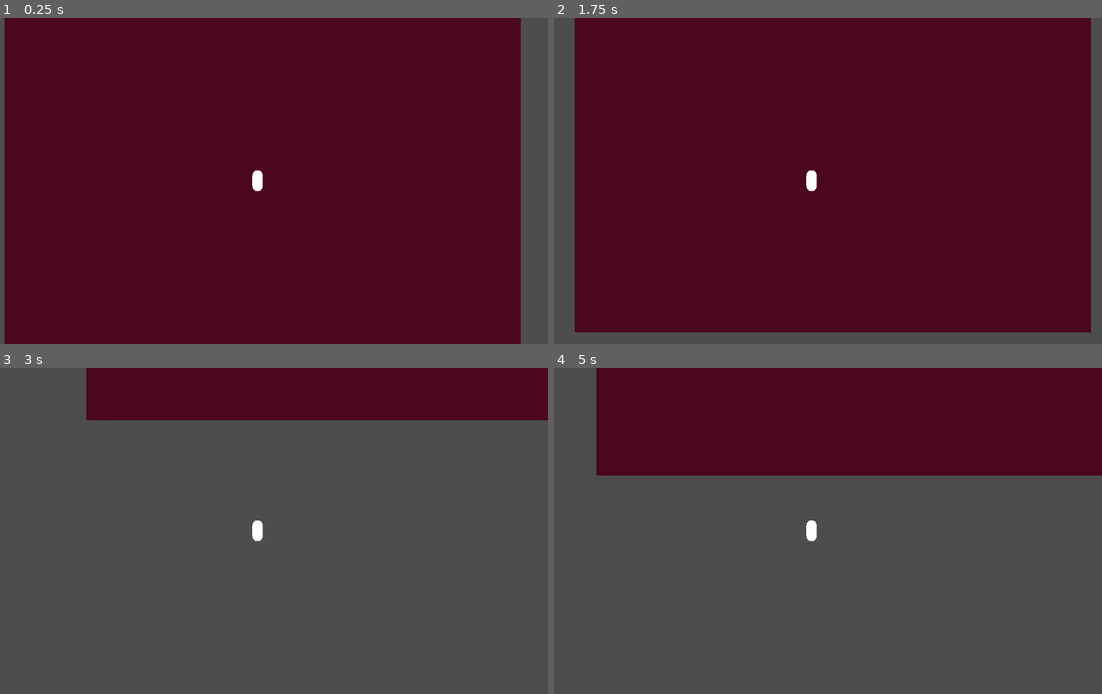
Above: before the commit, frames 1-4 (two rows, left to right).
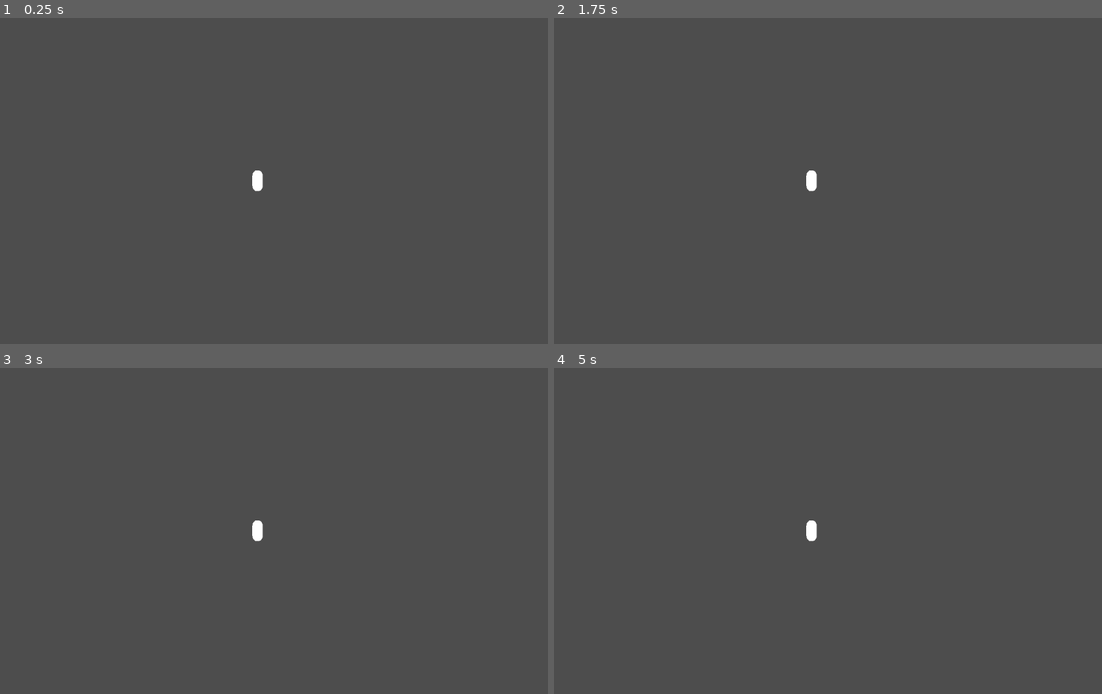
Above: after the commit, the same moments.

Repository: TrevorBuchanan/MyMarchingSquares
Game: Godot game, scene res://scenes/main.tscn
Two runs of this game, one before a commit and one after it. Both use one fixed random seed, a clock stepped at 60 frames per second and the inputs below.
Inputs:
- Up to frame 1 (0.25 s): no input
- Up to frame 2 (1.75 s): tap Enter at 0.5 s; hold D (right) 0.53-1.28 s; tap Space (jump) at 0.77, 1.52 s; hold A (left) from 1.28 s (still down)
- Up to frame 3 (3 s): release A (left) at 2.03 s; hold D (right) from 2.03 s (still down)
- Up to frame 4 (5 s): tap Space (jump) at 3.02, 3.77, 4.52 s; release D (right) at 3.53 s; hold A (left) from 3.53 s (still down)

The runs differ from the first frame. In frame 1, 94% of the frame differs, in the area x 0-96%, y 0-100%; in frame 2, 91%; in frame 3, 14%; in frame 4, 30%.

Commit message:
Chunk progress

Diff:
--- a/icon.svg
+++ b/icon.svg
@@ -1 +1,90 @@
-<svg height="128" width="128" xmlns="http://www.w3.org/2000/svg"><rect x="2" y="2" width="124" height="124" rx="14" fill="#363d52" stroke="#212532" stroke-width="4"/><g transform="scale(.101) translate(122 122)"><g fill="#fff"><path d="M105 673v33q407 354 814 0v-33z"/><path d="m105 673 152 14q12 1 15 14l4 67 132 10 8-61q2-11 15-15h162q13 4 15 15l8 61 132-10 4-67q3-13 15-14l152-14V427q30-39 56-81-35-59-83-108-43 20-82 47-40-37-88-64 7-51 8-102-59-28-123-42-26 43-46 89-49-7-98 0-20-46-46-89-64 14-123 42 1 51 8 102-48 27-88 64-39-27-82-47-48 49-83 108 26 42 56 81zm0 33v39c0 276 813 276 814 0v-39l-134 12-5 69q-2 10-14 13l-162 11q-12 0-16-11l-10-65H446l-10 65q-4 11-16 11l-162-11q-12-3-14-13l-5-69z" fill="#478cbf"/><path d="M483 600c0 34 58 34 58 0v-86c0-34-58-34-58 0z"/><circle cx="725" cy="526" r="90"/><circle cx="299" cy="526" r="90"/></g><g fill="#414042"><circle cx="307" cy="532" r="60"/><circle cx="717" cy="532" r="60"/></g></g></svg>
+<?xml version="1.0" encoding="utf-8"?>
+<!-- Generator: Adobe Illustrator 16.0.0, SVG Export Plug-In . SVG Version: 6.00 Build 0)  -->
+<!DOCTYPE svg PUBLIC "-//W3C//DTD SVG 1.1//EN" "http://www.w3.org/Graphics/SVG/1.1/DTD/svg11.dtd">
+<svg version="1.1" id="Layer_1" xmlns="http://www.w3.org/2000/svg" xmlns:xlink="http://www.w3.org/1999/xlink" x="0px" y="0px"
+	 width="128px" height="128px" viewBox="0 0 128 128" enable-background="new 0 0 128 128" xml:space="preserve">
+<g>
+	<g>
+		<g>
+			<path fill="#282D33" d="M80.139,103.801H47.715V55.703H30.227V23.282h67.4v32.421H80.139V103.801z M51.715,99.801h24.424V51.703
+				h17.488V27.282h-59.4v24.421h17.488V99.801z"/>
+		</g>
+		<g>
+			<g>
+				<rect y="23.279" fill="#282D33" width="5.362" height="4"/>
+			</g>
+			<g>
+				<rect x="9.901" y="23.279" fill="#282D33" width="5.363" height="4"/>
+			</g>
+			<g>
+				<rect x="19.799" y="23.279" fill="#282D33" width="5.364" height="4"/>
+			</g>
+		</g>
+		<g>
+			<g>
+				<rect x="102.838" y="23.279" fill="#282D33" width="5.363" height="4"/>
+			</g>
+			<g>
+				<rect x="112.736" y="23.279" fill="#282D33" width="5.363" height="4"/>
+			</g>
+			<g>
+				<rect x="122.637" y="23.279" fill="#282D33" width="5.363" height="4"/>
+			</g>
+		</g>
+		<g>
+			<g>
+				<rect x="76.139" y="3.551" fill="#282D33" width="4" height="5.363"/>
+			</g>
+			<g>
+				<rect x="76.139" y="13.452" fill="#282D33" width="4" height="5.364"/>
+			</g>
+		</g>
+		<g>
+			<g>
+				<rect x="47.715" y="3.551" fill="#282D33" width="4" height="5.363"/>
+			</g>
+			<g>
+				<rect x="47.715" y="13.452" fill="#282D33" width="4" height="5.364"/>
+			</g>
+		</g>
+		<g>
+			<g>
+				<rect x="76.139" y="109.186" fill="#282D33" width="4" height="5.365"/>
+			</g>
+			<g>
+				<rect x="76.139" y="119.086" fill="#282D33" width="4" height="5.363"/>
+			</g>
+		</g>
+		<g>
+			<g>
+				<rect x="47.715" y="109.186" fill="#282D33" width="4" height="5.365"/>
+			</g>
+			<g>
+				<rect x="47.715" y="119.086" fill="#282D33" width="4" height="5.363"/>
+			</g>
+		</g>
+		<g>
+			<g>
+				<rect y="51.703" fill="#282D33" width="5.362" height="4"/>
+			</g>
+			<g>
+				<rect x="9.901" y="51.703" fill="#282D33" width="5.363" height="4"/>
+			</g>
+			<g>
+				<rect x="19.799" y="51.703" fill="#282D33" width="5.364" height="4"/>
+			</g>
+		</g>
+		<g>
+			<g>
+				<rect x="102.838" y="51.703" fill="#282D33" width="5.363" height="4"/>
+			</g>
+			<g>
+				<rect x="112.736" y="51.703" fill="#282D33" width="5.363" height="4"/>
+			</g>
+			<g>
+				<rect x="122.637" y="51.703" fill="#282D33" width="5.363" height="4"/>
+			</g>
+		</g>
+	</g>
+</g>
+</svg>
--- a/scenes/chunks_holder.tscn
+++ b/scenes/chunks_holder.tscn
@@ -1,15 +1,6 @@
-[gd_scene load_steps=4 format=3 uid="uid://dvaluwsth8pou"]
+[gd_scene load_steps=2 format=3 uid="uid://dvaluwsth8pou"]
 
 [ext_resource type="Script" path="res://scripts/chunks_manager.gd" id="1_tqyqx"]
 
-[sub_resource type="QuadMesh" id="QuadMesh_7pyu1"]
-size = Vector2(1024, 1024)
-
-[sub_resource type="CanvasTexture" id="CanvasTexture_dgg4y"]
-
 [node name="ChunksHolder" type="Node2D"]
 script = ExtResource("1_tqyqx")
-
-[node name="MeshInstance2D" type="MeshInstance2D" parent="."]
-mesh = SubResource("QuadMesh_7pyu1")
-texture = SubResource("CanvasTexture_dgg4y")
--- /dev/null
+++ b/scenes/example_scene.tscn
@@ -0,0 +1,12 @@
+[gd_scene load_steps=3 format=3 uid="uid://c78kqdk75ufgd"]
+
+[ext_resource type="Script" path="res://scripts/example_script.gd" id="1_xo3qb"]
+
+[sub_resource type="QuadMesh" id="QuadMesh_j8vjy"]
+size = Vector2(1024, 1024)
+
+[node name="ExampleNode" type="Node2D"]
+script = ExtResource("1_xo3qb")
+
+[node name="MeshInstance2D" type="MeshInstance2D" parent="."]
+mesh = SubResource("QuadMesh_j8vjy")
--- a/scripts/chunk.gd
+++ b/scripts/chunk.gd
@@ -8,10 +8,9 @@
 
 
 # Constructor
-func _init(source_pos : Vector2, new_chunk_object: ChunkObject = null):
+func _init(source_pos : Vector2):
 	self.source_position = source_pos
-	self.chunk_object = new_chunk_object
-	create_content()
+	self.chunk_object = create_content()
 
 
 # Method to get the chunk content object
@@ -24,9 +23,10 @@
 	return source_position
 
 
-func create_content():
+func create_content() -> ChunkObject:
 	print("Creating content for")
 	print(source_position)
+	return null
 
 
 func load_content():
--- a/scripts/chunk_object.gd
+++ b/scripts/chunk_object.gd
@@ -1,6 +1,8 @@
 extends Object
 
-var color : Color = Color.BLACK
 
-func get_color() -> Color:
-	return color
+func save() -> void:
+	pass
+
+func reload_object():
+	pass
--- a/scripts/chunks_manager.gd
+++ b/scripts/chunks_manager.gd
@@ -9,15 +9,18 @@
 
 var visible_chucks : Array[Chunk] = []
 var cached_chunks: Dictionary = {}
+var current_chunk_pos: Vector2
 
 
 # Called when the node enters the scene tree for the first time.
 func _ready():
 	if viewer:
 		# load surrounding chunks
-		load_surrounding_chunks(viewer.position)
+		current_chunk_pos = get_chunk_pos(viewer.position)
+		load_surrounding_chunks()
 	else:
 		print("No active viewer found")
+		return
 		# load no chunks
 
 	# Generate a random color
@@ -32,16 +35,16 @@
 	modulate = random_color
 
 
-func load_surrounding_chunks(viewer_position : Vector2) -> void:
+func load_surrounding_chunks() -> void:
 	# first load viwers chunks
-	var current_chunk_pos : Vector2 = get_chunk_pos(viewer_position)
 	load_chunk(current_chunk_pos)
 	for i in range(1, render_distance + 1):
 		for j in range(1, render_distance + 1):
 			load_chunk(Vector2(current_chunk_pos.x - (i * chunk_size),
-								current_chunk_pos.y - (i * chunk_size)))
+								current_chunk_pos.y - (j * chunk_size)))
 			load_chunk(Vector2(current_chunk_pos.x + (i * chunk_size),
-								current_chunk_pos.y + (i * chunk_size)))
+								current_chunk_pos.y + (j * chunk_size)))
+
 
 func load_chunk(source_pos : Vector2) -> void:
 	# Check if chunk data has been saved in cache
@@ -58,10 +61,12 @@
 	cached_chunks[source_pos] = Chunk.new(source_pos)
 
 
-func save_chunk():
-	# Add chunk to cache of explored chunks
+#func save_chunk():
+	## Add chunk to cache of explored chunks
+	#pass
+
+func unload_out_of_range_chunks():
 	pass
-
 
 func unload_chunk():
 	# Remove chunk from list of chunks in view
@@ -74,3 +79,10 @@
 	x = x - (x % chunk_size)
 	y = y - (y % chunk_size)
 	return Vector2(x, y)
+
+
+func _process(delta):
+	if get_chunk_pos(viewer.position) != current_chunk_pos:
+		print("Update chunks")
+		unload_out_of_range_chunks()
+		load_surrounding_chunks()
--- /dev/null
+++ b/scripts/example_script.gd
@@ -0,0 +1,11 @@
+extends Node2D
+
+
+# Called when the node enters the scene tree for the first time.
+func _ready():
+	pass # Replace with function body.
+
+
+# Called every frame. 'delta' is the elapsed time since the previous frame.
+func _process(delta):
+	pass
--- a/scripts/marching_squares.gd
+++ b/scripts/marching_squares.gd
@@ -29,7 +29,6 @@
 # Called when the node enters the scene tree for the first time.
 func _ready():
 	var mesh = make_marching_squares_mesh()
-	#var mesh = generate_mesh()
 	mesh_instance.mesh = mesh
 	# Generate collision shapes from the mesh
 	generate_collision_shapes(mesh)
Not shown, changed: icon.svg.import
